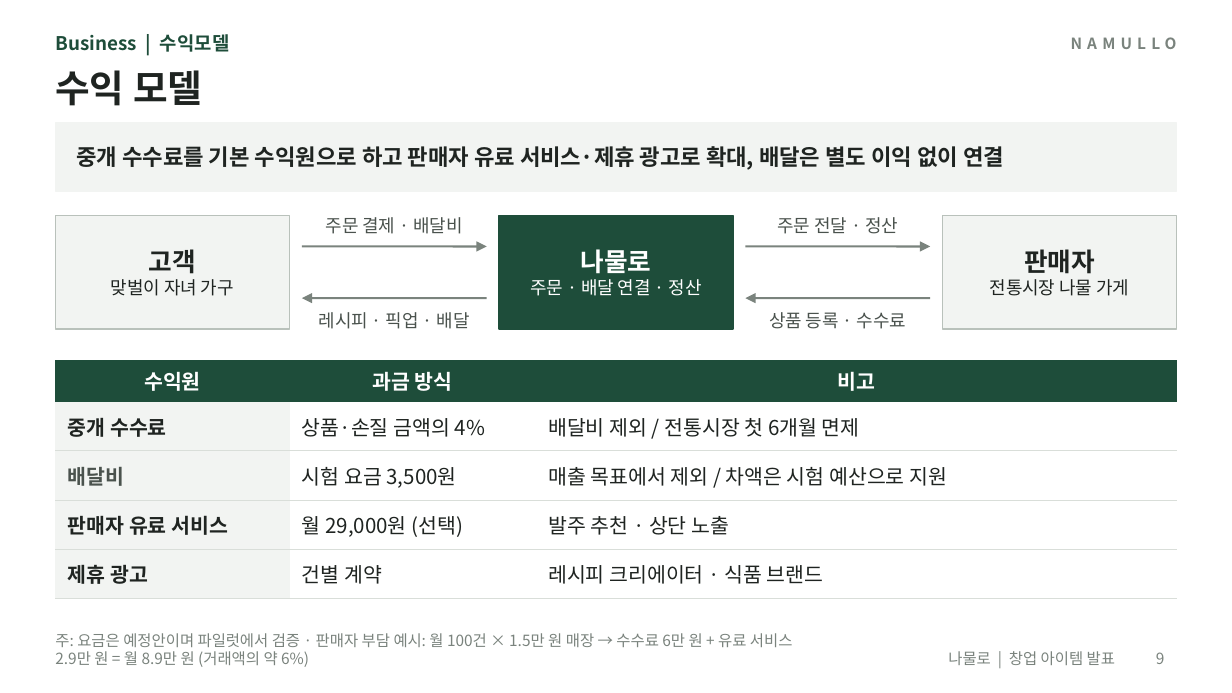
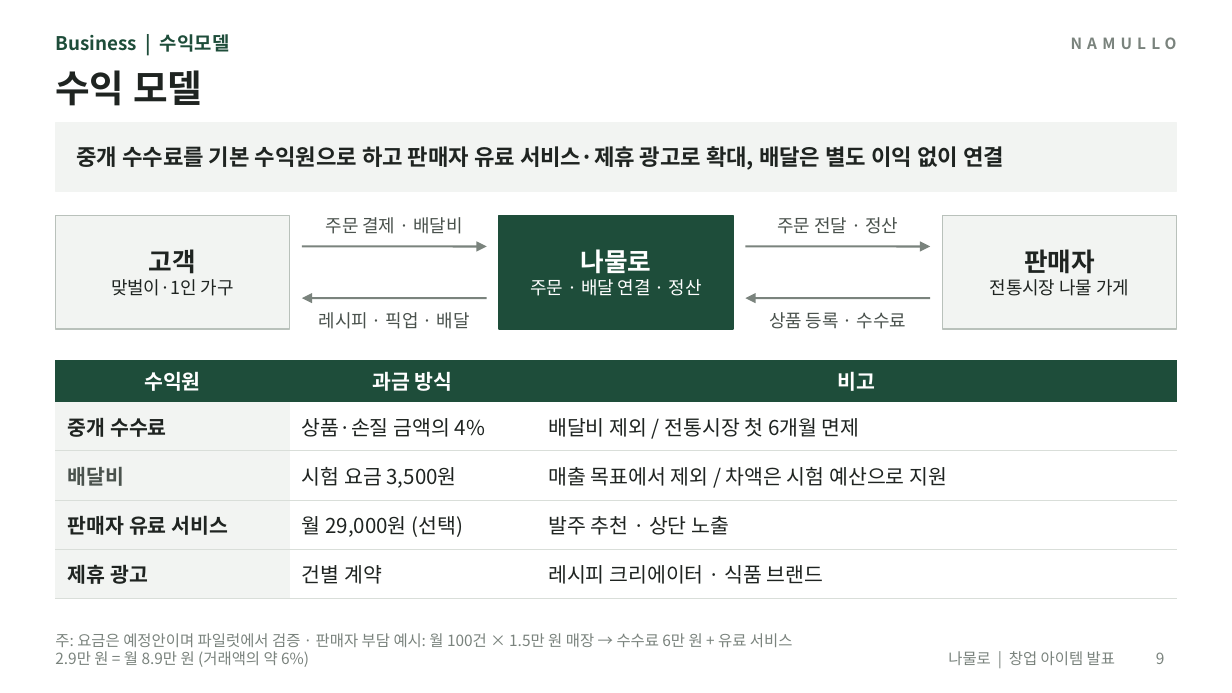
Before and after one commit to yonghoon7153-source/Yonghoon-DEM-DFT, a slide deck: slide 9 of namul-platform/02_발표자료_나물로.pptx. Drawn at 1232x693 pixels with LibreOffice and Linux fonts; fonts in the diff are those of the drawing. Boxes give left, top, right and bottom in pixels: in the first picture for what was removed or moved away, otherwise in the second. Text is boxed around its words. In the diff, an @@ line names an element or a change of style, - is before the commit and + after.

```diff
--- a/namul-platform/02_발표자료_나물로.pptx
+++ b/namul-platform/02_발표자료_나물로.pptx
@@ text at bbox=[111, 279, 234, 296]: text changed @@
-맞벌이 자녀 가구
+맞벌이·1인 가구
```
Also in this commit, not shown: 3 other slides changed, 12 other files.
